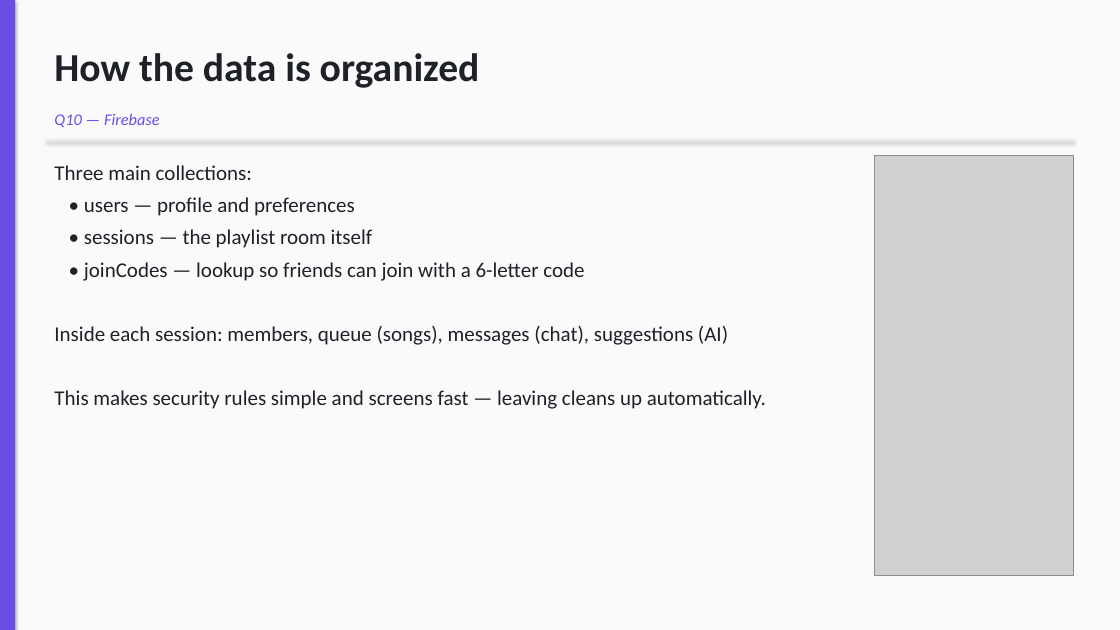
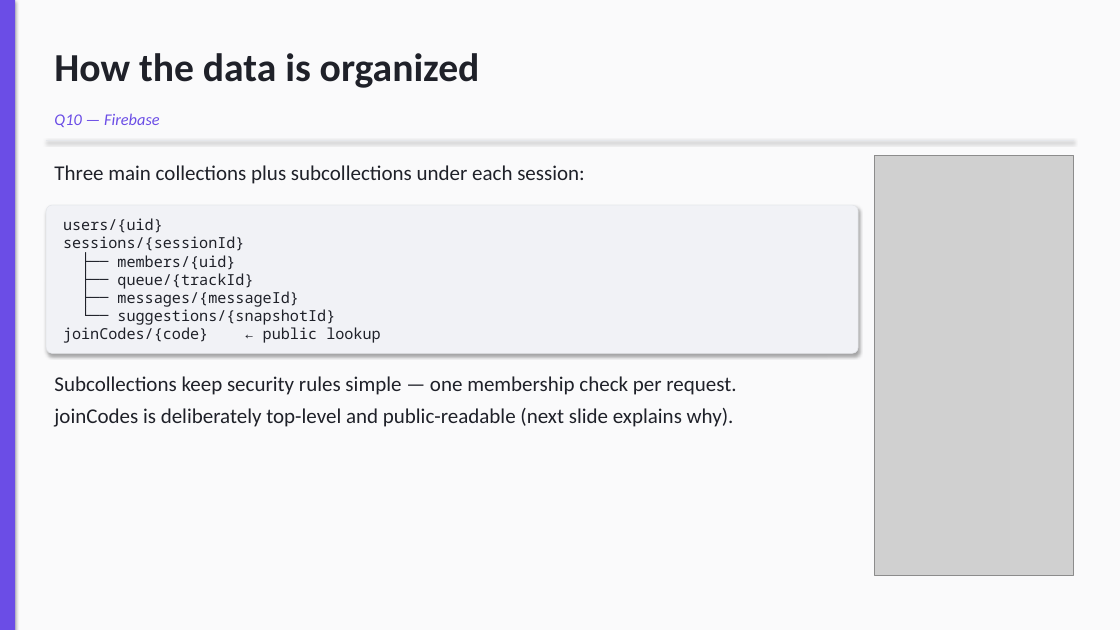
Before and after one commit to Tmaku18/vibzcheck-project2, a slide deck: slide 6 of submission/Vibzcheck_Presentation.pptx. Drawn at 1120x630 pixels with LibreOffice and Linux fonts; fonts in the diff are those of the drawing; grey boxes stand for pictures. Boxes give left, top, right and bottom in pixels: in the first picture for what was removed or moved away, otherwise in the second. Text is boxed around its words. In the diff, an @@ line names an element or a change of style, - is before the commit and + after.

```diff
--- a/submission/Vibzcheck_Presentation.pptx
+++ b/submission/Vibzcheck_Presentation.pptx
@@ text at [54,165,585,184]: text changed @@
-Three main collections:
-• users — profile and preferences
-• sessions — the playlist room itself
-• joinCodes — lookup so friends can join with a 6-letter code
-Inside each session: members, queue (songs), messages (chat), suggestions (AI)
-This makes security rules simple and screens fast — leaving cleans up automatically.
+Three main collections plus subcollections under each session:
@@ rounded rectangle added at [46,205,859,354], fill #F1F2F6, outline #E5E7EB 0.5 pt, 13 pt, text #1F2129 @@
+users/{uid}
+sessions/{sessionId}
+├── members/{uid}
+├── queue/{trackId}
+├── messages/{messageId}
+└── suggestions/{snapshotId}
+joinCodes/{code} ← public lookup
@@ text added at [54,376,736,427], 18 pt, text #1F2129 @@
+Subcollections keep security rules simple — one membership check per request.
+joinCodes is deliberately top-level and public-readable (next slide explains why).
```
Also in this commit, not shown: 6 other slides changed, 1 slide added, 1 slide removed, 1 other file.
